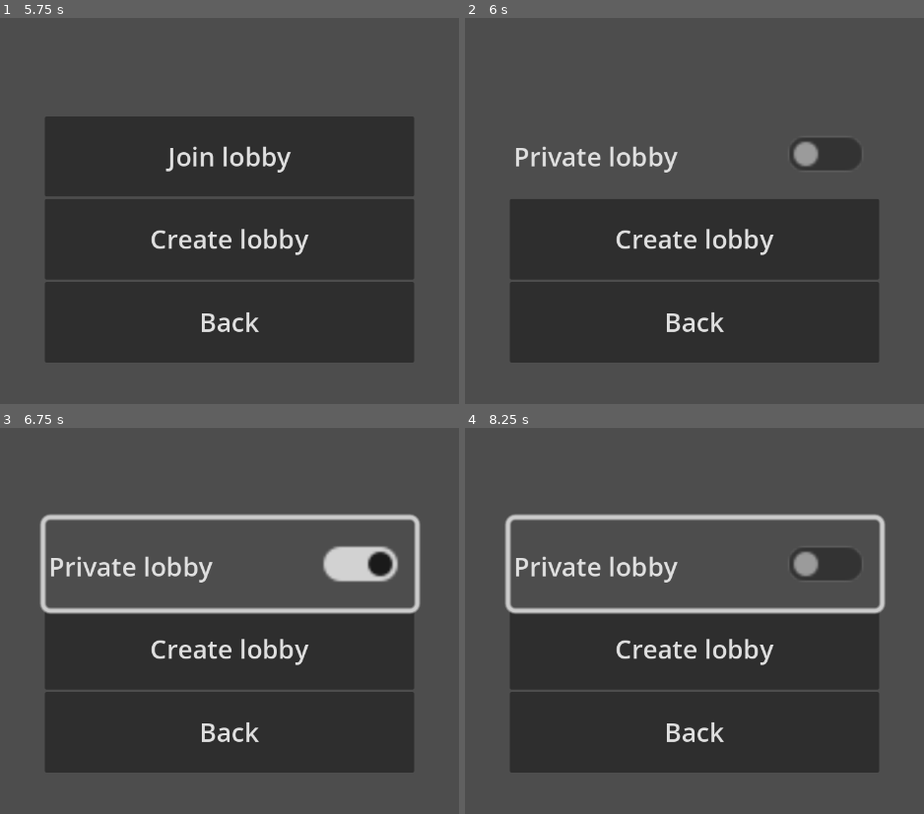
Above: before the commit, frames 1-4 (two rows, left to right).
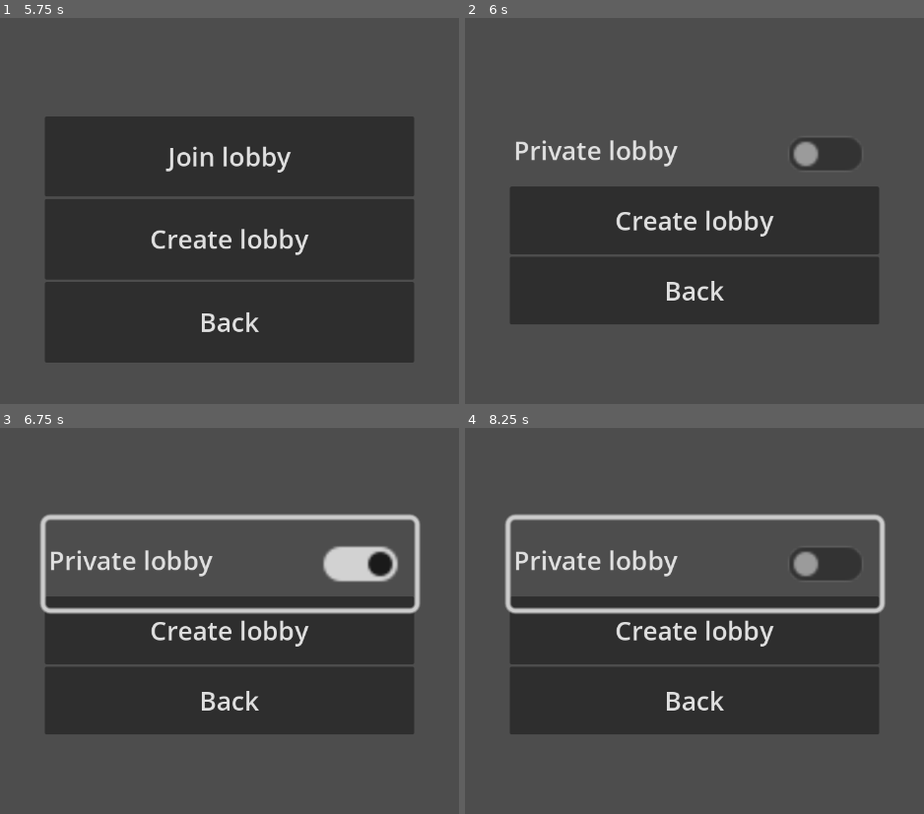
Above: after the commit, the same moments.

Repository: KevinTheSome/TroikaOnline
Game: Godot game, scene res://Scenes/main_manu.tscn
The game is run twice, just before and just after one commit, with the same random seed, the same clock (stepped at 60 frames per second) and the same inputs.
Inputs (mouse positions are in pixels of both pictures, inside the frame that each line leads up to):
- Up to frame 1 (5.75 s): click "Profile" at 0.5 s; click (229, 79) at 1.27 s; type "Alex" at 1.35 s; click (119, 145) at 1.5 s; type "12" at 1.58 s; click (339, 145) at 1.73 s; type "12" at 1.82 s; click (229, 230) at 2.02 s; type "Alex" at 2.1 s; click (229, 295) at 2.25 s; type "12" at 2.33 s; click "Login" at 2.75 s; click "Register" at 3.5 s; click "Back" at 4.25 s; click "Play" at 5 s
- Up to frame 2 (6 s): click "Create lobby" at 5.75 s
- Up to frame 3 (6.75 s): click "Private lobby" at 6.5 s
- Up to frame 4 (8.25 s): click "Create lobby" at 7.25 s; click (694, 563) at 8 s

Frame 1 is identical in both runs. In frame 2, 14% of the frame differs, in the area x 9-91%, y 31-90%; in frame 3, 14%; in frame 4, 14%.
Error in both runs: Invalid access to property or key 'message' on a base object of type 'Nil'. (res://Scripts/Profile_manu.gd:20)

Commit message:
Added some qol stuff to the game

Diff:
--- a/Frontend/Global.gd
+++ b/Frontend/Global.gd
@@ -4,6 +4,7 @@
 var lobby : Dictionary = {"code":""}
 
 const CARDS = {
+	"":["res://Playing Cards/back.png"], #2
 	"2C":["res://Playing Cards/2C.png"], #2
 	"2D":["res://Playing Cards/2D.png"],
 	"2H":["res://Playing Cards/2H.png"],
--- a/Frontend/Scenes/create_lobby.tscn
+++ b/Frontend/Scenes/create_lobby.tscn
@@ -67,6 +67,10 @@
 theme_override_font_sizes/font_size = 42
 text = "Back"
 
+[node name="Label" type="Label" parent="MarginContainer/VBoxContainer"]
+layout_mode = 2
+theme_override_font_sizes/font_size = 42
+
 [node name="RealPrivatLobbyCheck" type="CheckButton" parent="."]
 layout_mode = 0
 offset_left = 341.0
--- a/Frontend/Scenes/lobby.tscn
+++ b/Frontend/Scenes/lobby.tscn
@@ -200,6 +200,14 @@
 offset_right = 630.0
 offset_bottom = 620.0
 
+[node name="Label" type="Label" parent="PreGame"]
+layout_mode = 0
+offset_left = 548.0
+offset_top = 623.0
+offset_right = 719.0
+offset_bottom = 681.0
+theme_override_font_sizes/font_size = 42
+
 [node name="Pause manu" type="Control" parent="."]
 visible = false
 anchors_preset = 0
--- a/Frontend/Scripts/Profile_manu.gd
+++ b/Frontend/Scripts/Profile_manu.gd
@@ -9,7 +9,7 @@
 var headers = ["Content-Type: application/json"]
 
 func debugPrint(veriable) -> void:
-	print(veriable)
+	pass
 
 func printToMessage(veriable:String) -> void:
 	$MarginContainer/VBoxContainer/Message.text = veriable
--- a/Frontend/Scripts/card.gd
+++ b/Frontend/Scripts/card.gd
@@ -2,7 +2,7 @@
 
 
 func set_image(image) -> void:
-	$CardImage.texture = load(str(image[0]))
+		$CardImage.texture = load(str(image[0]))
 
 # Called when the node enters the scene tree for the first time.
 func _ready() -> void:
--- a/Frontend/Scripts/create_lobby.gd
+++ b/Frontend/Scripts/create_lobby.gd
@@ -2,6 +2,10 @@
 
 var privat : bool
 var headers = ["Content-Type: application/json"]
+
+func _ready() -> void:
+	$HTTPRequest.request_completed.connect(_on_http_request_request_completed)
+
 
 func createLobby():
 	$HTTPRequest.request("http://127.0.0.1:8000/lobby/new", headers, HTTPClient.METHOD_POST,JSON.stringify({"pBool": privat}))
@@ -9,10 +13,16 @@
 
 func _on_http_request_request_completed(result: int, response_code: int, headers: PackedStringArray, body: PackedByteArray) -> void:
 	var json = JSON.parse_string(body.get_string_from_utf8())
+	print(json)
 	if(json["message"] == "Lobby created"):
 		print("Lobby created")
+		print(json["code"])
+		Global.lobby["code"] = json["code"]
+		get_tree().change_scene_to_file("res://Scenes/lobby.tscn")
+
 	else:
 		print(json["message"])
+		$MarginContainer/VBoxContainer/Label.text = "There was a error creating a lobby"
 
 func _on_back_pressed() -> void:
 	get_tree().change_scene_to_file("res://Scenes/mode_swiche.tscn")
--- a/Frontend/Scripts/lobby.gd
+++ b/Frontend/Scripts/lobby.gd
@@ -50,6 +50,7 @@
 	if Global.lobby["code"] == "" || Global.player["token"] == null:
 		print("Code is not defined")
 
+	$PreGame/Label.text = Global.lobby["code"]
 	var err = socket.connect_to_url("ws://127.0.0.1:8000/ws/" + lobbyCode)
 	if err != OK:
 		print("Unable to connect")
@@ -182,11 +183,23 @@
 
 		code = code.to_upper()
 		playerCards.append(code)
-
+	var i = 1
+	var x_offset = 0
 	for card in playerCards:
 		var newCard = cardScene.instantiate()
-		newCard.set_image(Global.CARDS[card])
+		newCard.position.y = 170
+		newCard.position.x = 120 + (200 * x_offset)
+		if i <= 3:
+			newCard.set_image(Global.CARDS[""])
+			if i == 3:
+				x_offset = -1
+		else:
+
+			newCard.position.y = 140
+			newCard.set_image(Global.CARDS[card])
 		$Game/Panel/P1/HBoxContainer.add_child(newCard)
+		i = i + 1
+		x_offset = x_offset + 1
 	print(playerCards)
 
 
Not shown, changed: Backend/controller/lobbyRoute.ts
